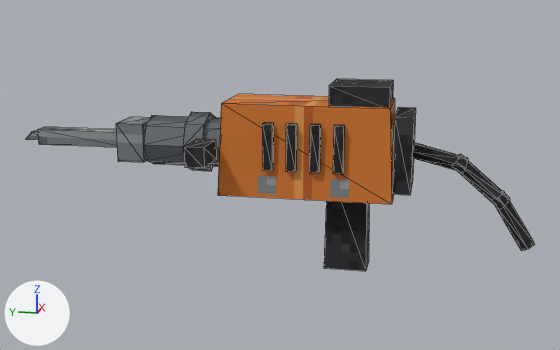
Renders of the glTF model docs/models/procedural/tools__powered_hammer.glb from each side of a commit.
One viewpoint serves both versions: a camera (50 mm lens) standing at (-1.324, -0.212, 0.396) and looking at (-0.023, 0.048, 0.071). Every picture has the same lights, and +X, +Y and +Z are marked at lower left. The first picture is the older version. Mesh edges are drawn as thin lines. Where no turn or scale is listed for an object, it has been applied to the vertices. Vertices at exactly the same position are counted once.

Objects in the first picture: '_MeshInstance3D_342', '_MeshInstance3D_344', '_MeshInstance3D_345', '_MeshInstance3D_346'.
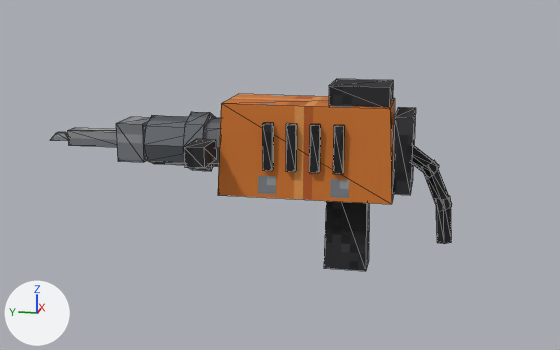
Where the change shows, as pixel boxes [x1, y1, x2, y2] in the pictures (560 x 350 px; the box of a moved part takes in the faces that stretch with it):
'_MeshInstance3D_345', reshaped (24% narrower)
    before: [184, 79, 535, 271]
    after: [184, 79, 452, 271]
'_MeshInstance3D_342', reshaped (19% narrower)
    before: [26, 117, 150, 162]
    after: [50, 117, 150, 162]
part 1 of me_mesh_0, moved or reshaped
    before: [26, 131, 38, 140]
    after: [50, 132, 68, 141]
part 2 of me_mesh_0, moved or reshaped
    before: [37, 127, 117, 147]
    after: [67, 128, 117, 147]
part 3 of me_mesh_3, moved or reshaped
    before: [413, 143, 535, 251]
    after: [412, 145, 452, 244]

What changed in the scene script:
```text
Change me_mesh_0:
    used by ob_meshinstance3d_342; location = (0.0, 0.32, 0.12)
    before: 8 (-0.014, 0.19, 0.014) at pixel (37, 129), 11 (0.014, 0.19, 0.014) at pixel (44, 126), 12 (-0.014, 0.19, -0.014) at pixel (38, 144), 14 (0.014, 0.19, -0.014)
    remove me_mesh_0.from_pydata(...)  # 24 vertices, 36 faces; spans x -0.035..0.035, y -0.025..0.22, z -0.035..0.035
    add me_mesh_0.from_pydata(...)  # 24 vertices, 36 faces; spans x -0.035..0.035, y -0.025..0.17, z -0.035..0.035
    me_mesh_0 part 1: the loose piece of 8 vertices spanning x -0.007..0.007, y 0.18..0.22, z -0.007..0.007 is moved by (0.0, -0.05, 0.0)
    me_mesh_0 part 2
    add for i in [8, 11, 12, 14]: me_mesh_0.vertices[i].co += Vector((0.0, -0.06, 0.0))
Change me_mesh_3:
    used by ob_meshinstance3d_345; location = (0.0, 0.0, 0.0)
    remove me_mesh_3.from_pydata(...)  # 138 vertices, 216 faces; spans x -0.13..0.073, y -0.39..0.187, z -0.095..0.233
    add me_mesh_3.from_pydata(...)  # 138 vertices, 216 faces; spans x -0.13..0.073, y -0.252..0.187, z -0.095..0.233
    me_mesh_3 part 3: 42 of 138 vertices moved; they spanned x -0.014..0.014, y -0.39..-0.177, z -0.046..0.132 and now span x -0.014..0.014, y -0.252..-0.163, z -0.041..0.13; mean shift (0.0, 0.073, -0.007); largest move (0.007, -0.37, -0.046) -> (0.007, -0.228, -0.041)
```
